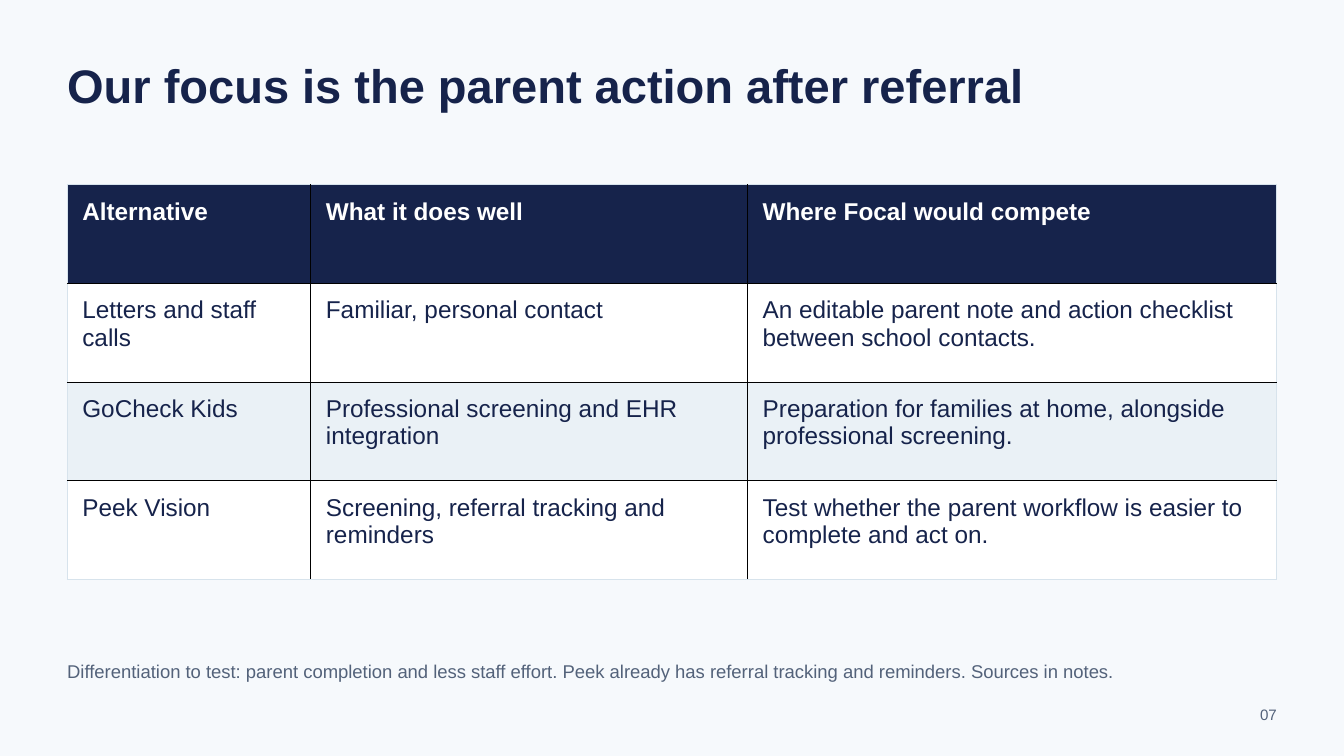
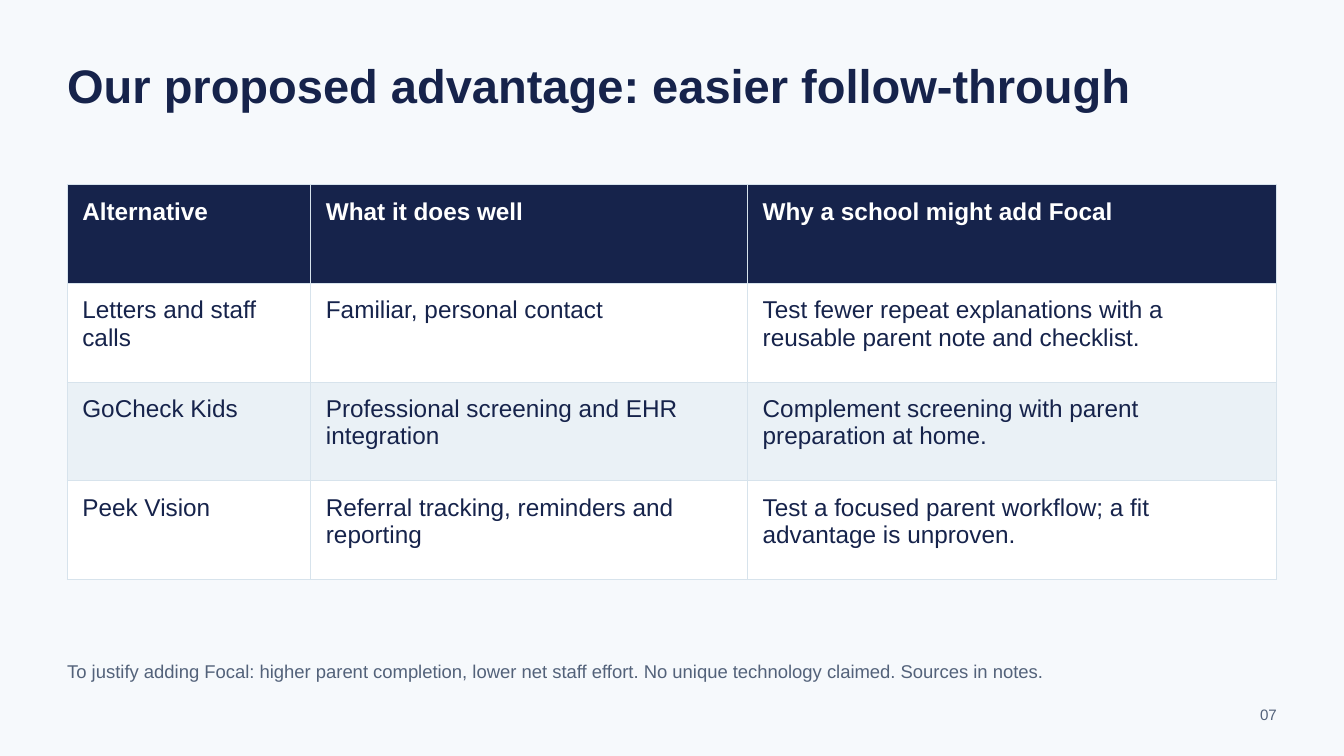
Before and after one commit to haydn-s/focal-technologies, a slide deck: slide 7 of docs/presentations/executive-pitch/Focal Family Executive Pitch - Final 12min.pptx. Drawn at 1344x756 pixels with LibreOffice and Linux fonts; fonts in the diff are those of the drawing. Boxes give left, top, right and bottom in pixels: in the first picture for what was removed or moved away, otherwise in the second. Text is boxed around its words. In the diff, an @@ line names an element or a change of style, - is before the commit and + after.

```diff
--- a/docs/presentations/executive-pitch/Focal Family Executive Pitch - Final 12min.pptx
+++ b/docs/presentations/executive-pitch/Focal Family Executive Pitch - Final 12min.pptx
@@ text at bbox=[67, 69, 1130, 113]: text changed @@
-Our focus is the parent action after referral
+Our proposed advantage: easier follow-through
@@ table at bbox=[67, 185, 1276, 580] @@
-row 1, column 3: Where Focal would compete
+row 1, column 3: Why a school might add Focal
-row 2, column 3: An editable parent note and action checklist between school contacts.
+row 2, column 3: Test fewer repeat explanations with a reusable parent note and checklist.
-row 3, column 3: Preparation for families at home, alongside professional screening.
+row 3, column 3: Complement screening with parent preparation at home.
-row 4, column 2: Screening, referral tracking and reminders
+row 4, column 2: Referral tracking, reminders and reporting
-row 4, column 3: Test whether the parent workflow is easier to complete and act on.
+row 4, column 3: Test a focused parent workflow; a fit advantage is unproven.
@@ borders changed @@
@@ text at bbox=[67, 664, 1043, 682]: text changed @@
-Differentiation to test: parent completion and less staff effort. Peek already has referral tracking and reminders. Sources in notes.
+To justify adding Focal: higher parent completion, lower net staff effort. No unique technology claimed. Sources in notes.
```
Also in this commit, not shown: 18 other slides changed, 10 other files.
